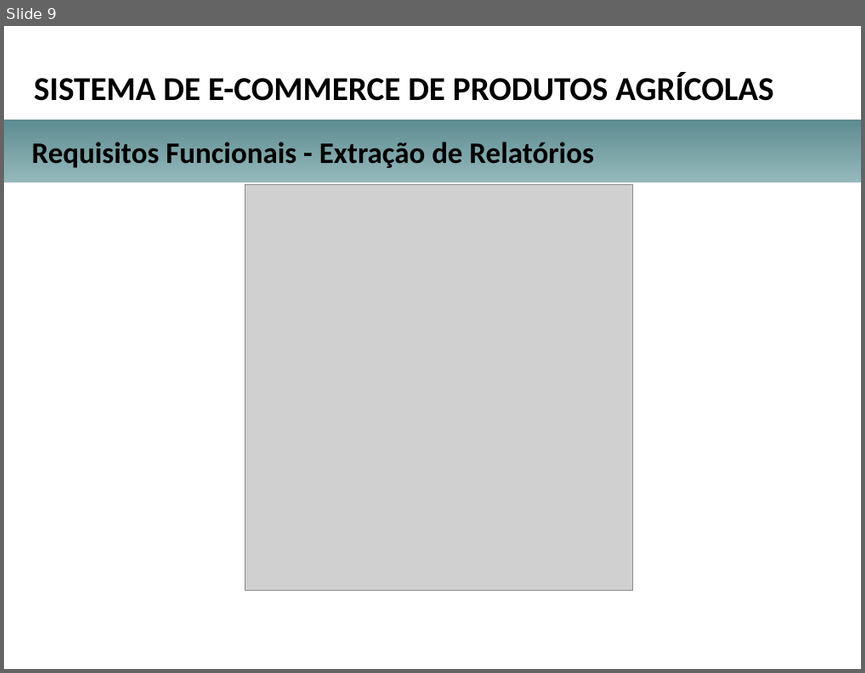
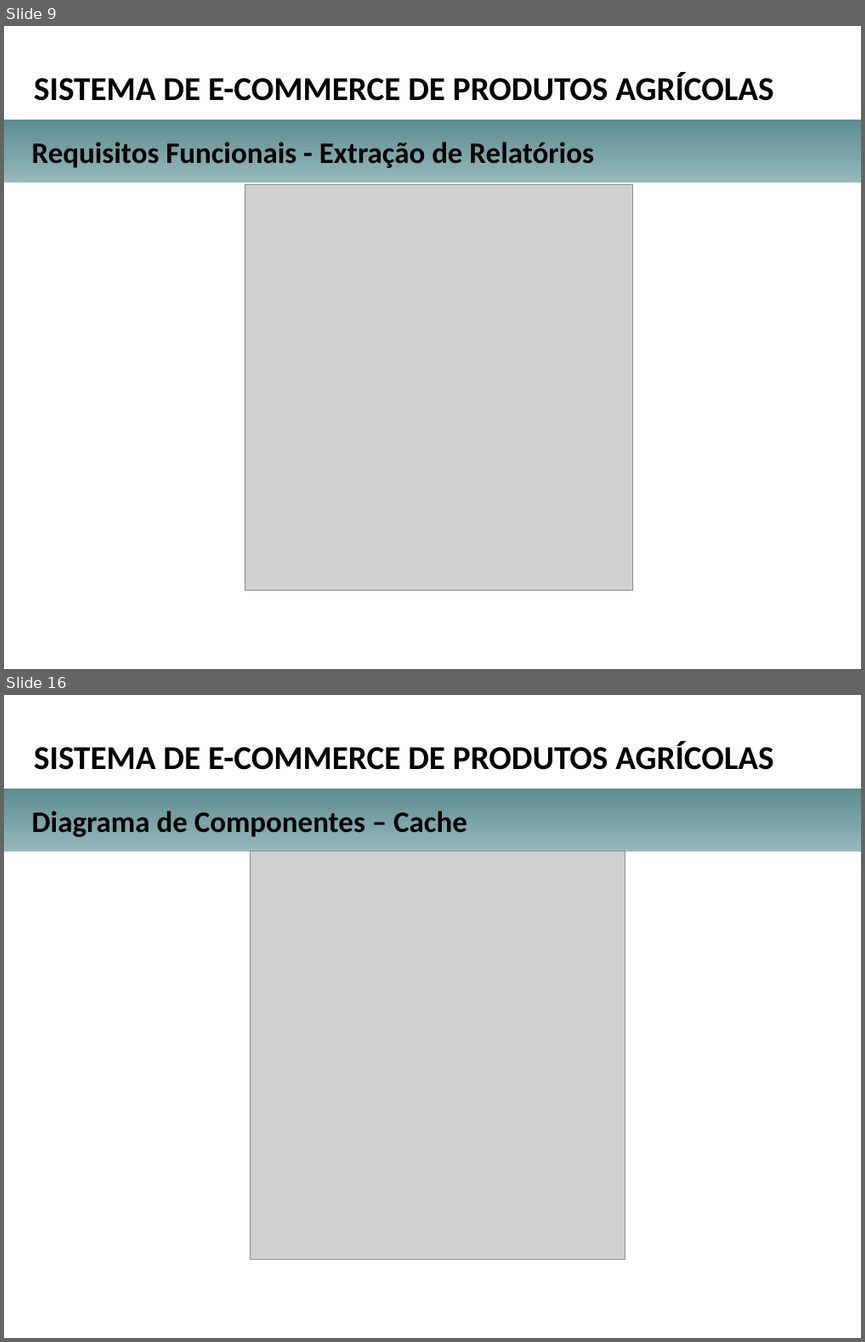
Before and after one commit to herberton/tcc, a slide deck: apresentacao.pptx. Shown one above the other, each under a label of ours: slide 9 before the commit, slides 9 and 16 after it; the slides between them are not shown. The pictures are 865x673 and 865x1342 pixels, drawn with LibreOffice and Linux fonts; fonts in the diff are those of the drawing; grey boxes stand for pictures; background and template pictures are left out. Boxes give left, top, right and bottom in pixels: in the first picture for what was removed or moved away, otherwise in the second. Text is boxed around its words. In the diff, an @@ line names an element or a change of style, - is before the commit and + after.

```diff
--- a/apresentacao.pptx
+++ b/apresentacao.pptx
@@ slide 16 added at (4,695,861,1338), background picture (left out) @@
@@ text added at (34,741,773,770), 28 pt, text #000000, bold @@
+SISTEMA DE E-COMMERCE DE PRODUTOS AGRÍCOLAS
@@ rectangle added at (4,789,861,851), fill gradient #95B8BB to #5D8D91 @@
@@ text added at (32,811,467,837), 25 pt, text #000000, bold @@
+Diagrama de Componentes – Cache
@@ rectangle added at (6,853,857,1259), fill #FFFFFF, outline #FFFFFF 2 pt @@
@@ picture added at (250,851,625,1259) @@
```
Also in this commit, not shown: 6 slides changed, 7 other slides added, 3 slides removed, 1 other file.
